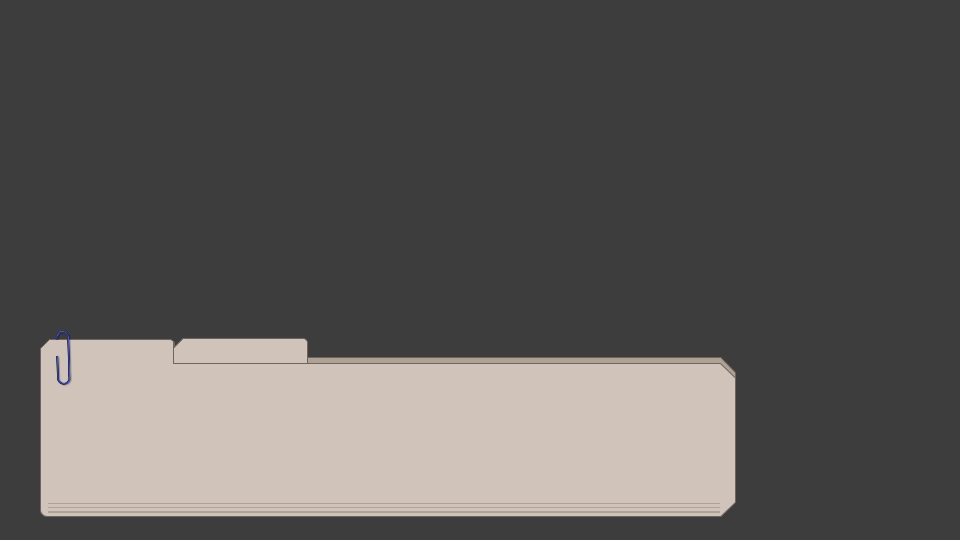
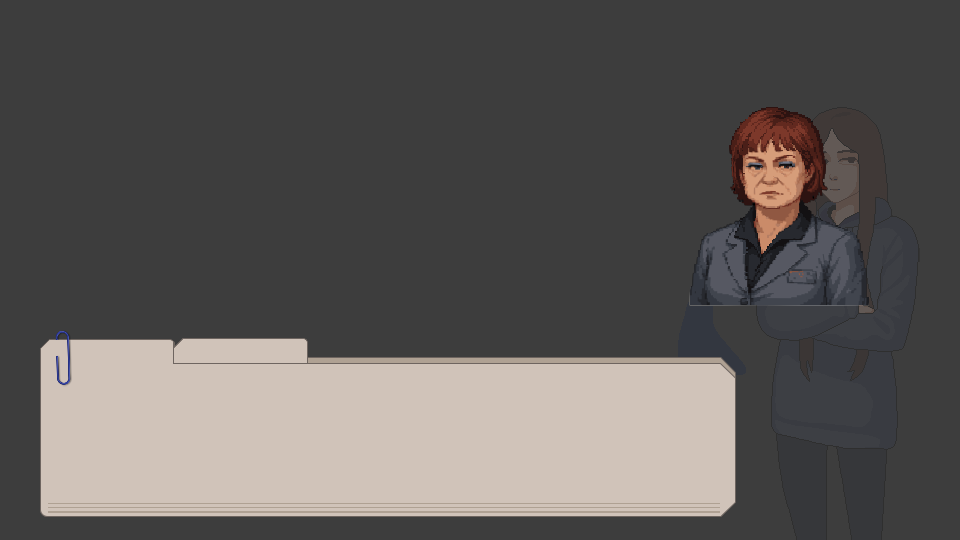
Two versions of the same layered image (w=960, h=540). Layer-by-layer changes:
removed group "DialogBox" (6 layers) over [678, 330, 736, 372]
renamed "NameBitton_Shape" to "DialogBox", moved it out of group "DialogBox", painted on it over [678, 330, 736, 372]
renamed "Line 1" to "Layer 6", hid it, moved it out of group "DialogBox", painted on it over [678, 227, 720, 357]
removed layer "2" from group "DialogBox" over [727, 363, 736, 372]
removed layer "1" from group "DialogBox" over [721, 357, 736, 372]
added layer "Layer 7" above "Layer 5" over [678, 107, 870, 381]
showed group "Shiza" (2 layers) over [756, 107, 920, 540]